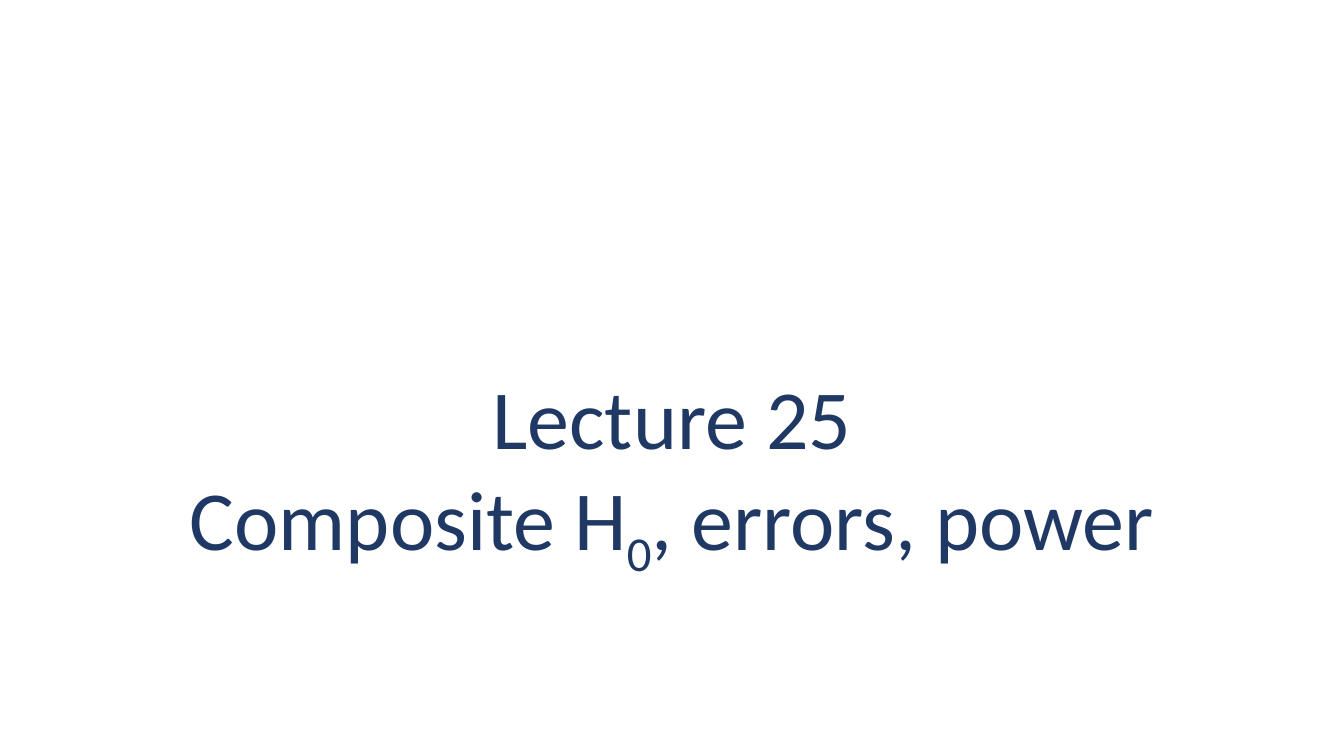
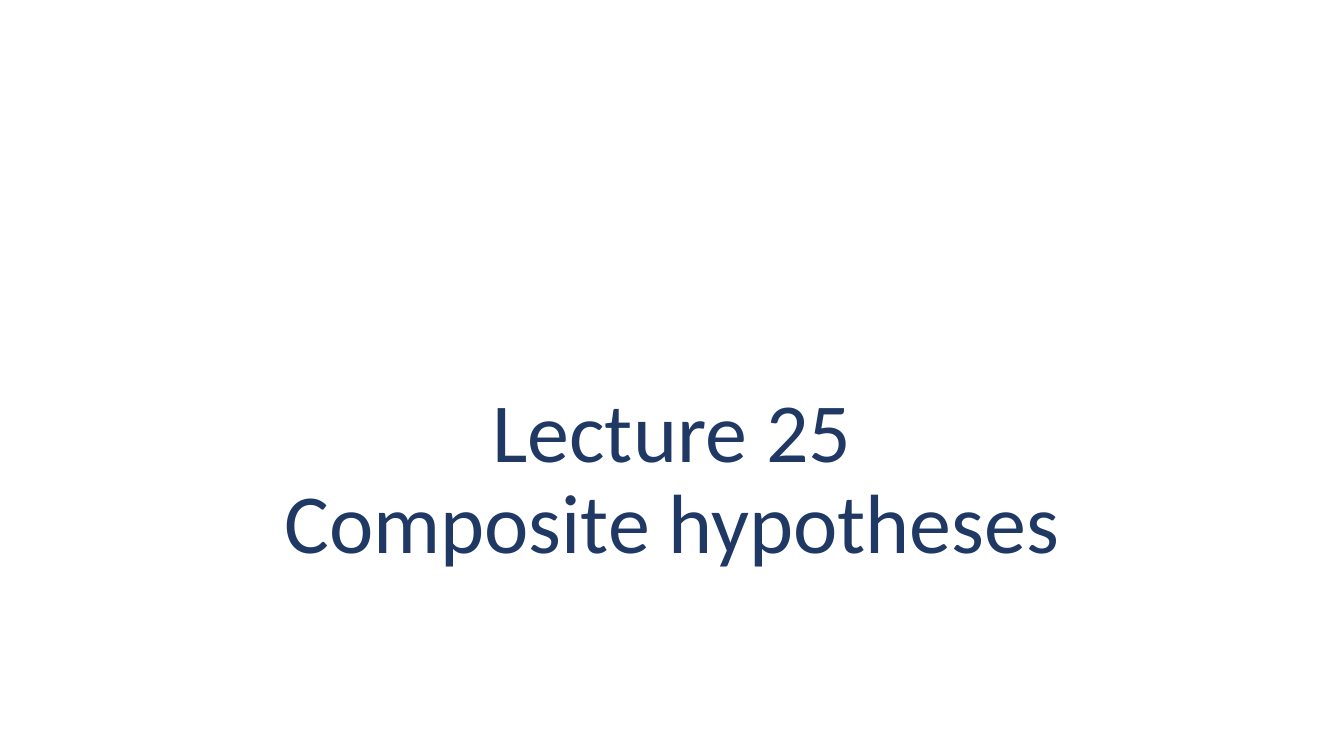
Before and after one commit to Jarred6068/Kvamme_UI_STAT251, a slide deck: slide 1 of docs/lecture_slides/Week 11/2026/Week11_Lecture25_Slides_11_02_2026.pptx. Drawn at 1344x756 pixels with LibreOffice and Linux fonts; fonts in the diff are those of the drawing. Boxes give left, top, right and bottom in pixels: in the first picture for what was removed or moved away, otherwise in the second. Text is boxed around its words. In the diff, an @@ line names an element or a change of style, - is before the commit and + after.

```diff
--- a/docs/lecture_slides/Week 11/2026/Week11_Lecture25_Slides_11_02_2026.pptx
+++ b/docs/lecture_slides/Week 11/2026/Week11_Lecture25_Slides_11_02_2026.pptx
@@ title at (284, 407, 1059, 567): text changed @@
-Lecture 25
-Composite H0, errors, power
+Lecture 25
+Composite hypotheses
```
Also in this commit, not shown: 12 slides removed, 47 other files.
